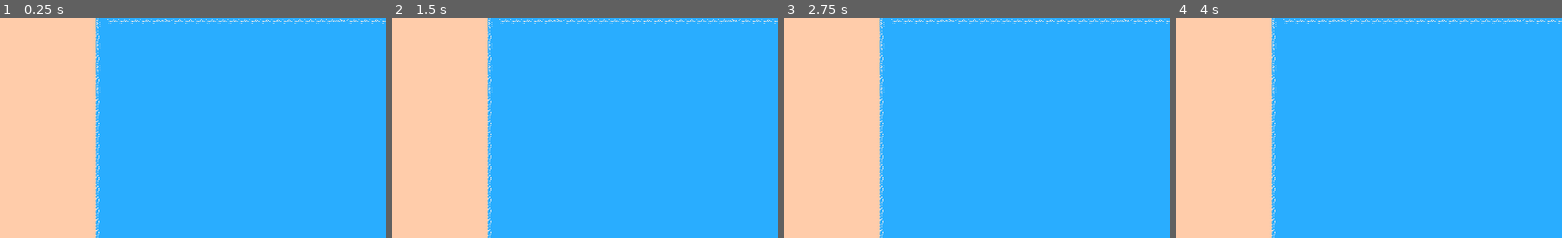
Above: before the commit, frames 1-4 (left to right).
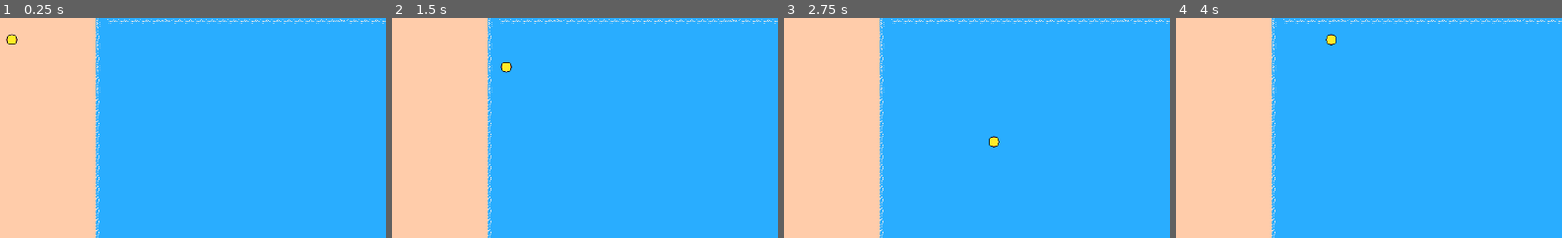
Above: after the commit, the same moments.

Repository: SamanAshoori/Godot_Fishing_System
Game: Godot game, scene res://Scenes/level.tscn
Two runs of this game, one before a commit and one after it. Both use one fixed random seed, a clock stepped at 60 frames per second and the inputs below.
Inputs:
- Up to frame 1 (0.25 s): no input
- Up to frame 2 (1.5 s): tap Enter at 0.5 s; hold D (move_right, bound only after the commit) 0.53-1.28 s; hold S (move_down, bound only after the commit) from 1.28 s (still down)
- Up to frame 3 (2.75 s): tap Space at 2 s; release S (move_down, bound only after the commit) at 2.03 s; hold D (move_right, bound only after the commit) from 2.03 s (still down)
- Up to frame 4 (4 s): release D (move_right, bound only after the commit) at 2.78 s; hold W (move_up, bound only after the commit) 2.78-3.53 s; tap Enter at 3.5 s; hold A (move_left, bound only after the commit) from 3.53 s (still down)
The pictures show only the part of the screen within x 0-50%, y 0-50%; the shares and areas given below are measured in that part.

The runs differ from the first frame. In frame 1, 0.1% of the frame differs, in the area x 1-5%, y 7-13%; in frame 2, 0.1%, in the area x 28-32%, y 20-25%; in frame 3, 0.1%; in frame 4, 0.1%.

Commit message:
player movement

Diff:
--- a/Scenes/level.tscn
+++ b/Scenes/level.tscn
@@ -3,6 +3,7 @@
 [ext_resource type="Texture2D" uid="uid://bkik8xy2h31d8" path="res://Sprites/spritesheet-double.png" id="1_tumq0"]
 [ext_resource type="Texture2D" uid="uid://h5qvutrlm23f" path="res://Sprites/Custom_Sprites/saman_tileset.svg" id="2_6phgx"]
 [ext_resource type="PackedScene" uid="uid://4s5h6ucqjufg" path="res://Scenes/fish_spawner.tscn" id="2_k5f4k"]
+[ext_resource type="PackedScene" uid="uid://7dahhssekppb" path="res://Scenes/player.tscn" id="4_81xng"]
 
 [sub_resource type="TileSetAtlasSource" id="TileSetAtlasSource_k5f4k"]
 texture = ExtResource("1_tumq0")
@@ -159,10 +160,7 @@
 sources/2 = SubResource("TileSetAtlasSource_81xng")
 
 [sub_resource type="RectangleShape2D" id="RectangleShape2D_k5f4k"]
-size = Vector2(243, 834)
-
-[sub_resource type="WorldBoundaryShape2D" id="WorldBoundaryShape2D_k5f4k"]
-normal = Vector2(-0.999853, 0.0171649)
+size = Vector2(279, 852)
 
 [node name="Level" type="Node2D"]
 
@@ -176,15 +174,11 @@
 [node name="Sandy_Area" type="Area2D" parent="."]
 
 [node name="Sand_Box" type="CollisionShape2D" parent="Sandy_Area"]
-position = Vector2(18.5, 407)
+position = Vector2(20.5, 416)
 shape = SubResource("RectangleShape2D_k5f4k")
-
-[node name="Sandy_Area2" type="Area2D" parent="."]
-position = Vector2(1912, -7)
-
-[node name="Sand_Box" type="CollisionShape2D" parent="Sandy_Area2"]
-position = Vector2(18.5, 407)
-shape = SubResource("WorldBoundaryShape2D_k5f4k")
 
 [node name="fish_spawner" parent="." instance=ExtResource("2_k5f4k")]
 position = Vector2(1424, 369)
+
+[node name="Player" parent="." instance=ExtResource("4_81xng")]
+position = Vector2(29, 102)
--- /dev/null
+++ b/Scenes/player.gd
@@ -0,0 +1,32 @@
+extends CharacterBody2D
+
+
+const SPEED = 200.0
+const JUMP_VELOCITY = -400.0
+@onready var sprite: AnimatedSprite2D = $Sprite2D
+
+func _physics_process(delta: float) -> void:
+
+	var input_vector = Vector2.ZERO
+	input_vector.x = Input.get_axis("move_left", "move_right")
+	input_vector.y = Input.get_axis("move_up", "move_down")
+
+	if input_vector.length() > 0:
+		velocity = input_vector.normalized() * SPEED
+
+		# Animation logic based on the dominant direction of movement
+		if abs(input_vector.x) > abs(input_vector.y):
+			if input_vector.x > 0:
+				sprite.play("player_right")
+			else:
+				sprite.play("player_left")
+		else:
+			if input_vector.y > 0:
+				sprite.play("player_down")
+			else:
+				sprite.play("player_up")
+	else:
+		# Decelerate when no input is received
+		velocity = Vector2(0,0)
+
+	move_and_slide()
--- a/Scenes/player.tscn
+++ b/Scenes/player.tscn
@@ -1,5 +1,6 @@
-[gd_scene load_steps=6 format=3 uid="uid://7dahhssekppb"]
+[gd_scene load_steps=8 format=3 uid="uid://7dahhssekppb"]
 
+[ext_resource type="Script" uid="uid://dbr8thttl3m11" path="res://Scenes/player.gd" id="1_fkybt"]
 [ext_resource type="Texture2D" uid="uid://c5te4eyx855i8" path="res://Sprites/Custom_Sprites/player_sprite/player_down.svg" id="1_vgqql"]
 [ext_resource type="Texture2D" uid="uid://bv81684q4cte2" path="res://Sprites/Custom_Sprites/player_sprite/player_left.svg" id="2_fkybt"]
 [ext_resource type="Texture2D" uid="uid://bo5ip2eo48k7" path="res://Sprites/Custom_Sprites/player_sprite/player_right.svg" id="3_x3wgy"]
@@ -40,8 +41,15 @@
 "speed": 5.0
 }]
 
+[sub_resource type="CircleShape2D" id="CircleShape2D_vgqql"]
+radius = 9.0
+
 [node name="Player" type="CharacterBody2D"]
+script = ExtResource("1_fkybt")
 
 [node name="Sprite2D" type="AnimatedSprite2D" parent="."]
 sprite_frames = SubResource("SpriteFrames_8erm5")
 animation = &"player_up"
+
+[node name="CollisionShape2D" type="CollisionShape2D" parent="."]
+shape = SubResource("CircleShape2D_vgqql")
--- a/Scenes/purple_fish.gd
+++ b/Scenes/purple_fish.gd
@@ -1,6 +1,6 @@
 extends Node2D
 
-const Speed = 1.5;
+const Speed = 0.5;
 @onready var sprite_2d: Sprite2D = $Sprite2D
 
 var dir = -1
--- a/project.godot
+++ b/project.godot
@@ -15,6 +15,34 @@
 config/features=PackedStringArray("4.4", "Forward Plus")
 config/icon="res://icon.svg"
 
+[input]
+
+move_left={
+"deadzone": 0.2,
+"events": [Object(InputEventKey,"resource_local_to_scene":false,"resource_name":"","device":-1,"window_id":0,"alt_pressed":false,"shift_pressed":false,"ctrl_pressed":false,"meta_pressed":false,"pressed":false,"keycode":0,"physical_keycode":65,"key_label":0,"unicode":97,"location":0,"echo":false,"script":null)
+]
+}
+move_right={
+"deadzone": 0.2,
+"events": [Object(InputEventKey,"resource_local_to_scene":false,"resource_name":"","device":-1,"window_id":0,"alt_pressed":false,"shift_pressed":false,"ctrl_pressed":false,"meta_pressed":false,"pressed":false,"keycode":0,"physical_keycode":68,"key_label":0,"unicode":100,"location":0,"echo":false,"script":null)
+]
+}
+move_up={
+"deadzone": 0.2,
+"events": [Object(InputEventKey,"resource_local_to_scene":false,"resource_name":"","device":-1,"window_id":0,"alt_pressed":false,"shift_pressed":false,"ctrl_pressed":false,"meta_pressed":false,"pressed":false,"keycode":0,"physical_keycode":87,"key_label":0,"unicode":119,"location":0,"echo":false,"script":null)
+]
+}
+move_down={
+"deadzone": 0.2,
+"events": [Object(InputEventKey,"resource_local_to_scene":false,"resource_name":"","device":-1,"window_id":0,"alt_pressed":false,"shift_pressed":false,"ctrl_pressed":false,"meta_pressed":false,"pressed":false,"keycode":0,"physical_keycode":83,"key_label":0,"unicode":115,"location":0,"echo":false,"script":null)
+]
+}
+interact={
+"deadzone": 0.2,
+"events": [Object(InputEventKey,"resource_local_to_scene":false,"resource_name":"","device":-1,"window_id":0,"alt_pressed":false,"shift_pressed":false,"ctrl_pressed":false,"meta_pressed":false,"pressed":false,"keycode":0,"physical_keycode":69,"key_label":0,"unicode":101,"location":0,"echo":false,"script":null)
+]
+}
+
 [rendering]
 
 renderer/rendering_method="gl_compatibility"
Not shown, added: Scenes/player.gd.uid
